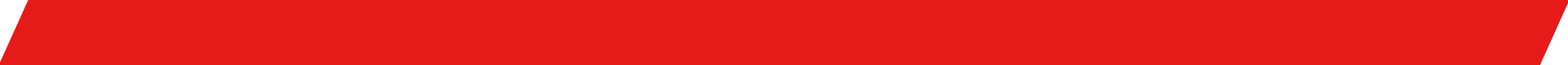
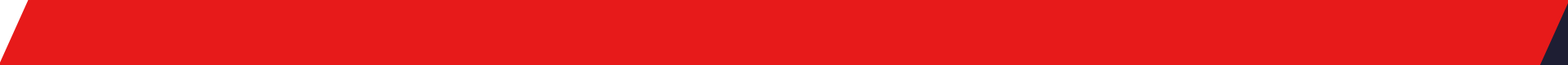
Two versions of the same layered image (1568x65). Layer-by-layer changes:
painted on "Line 3" over <box>1539,3,1568,65</box>
